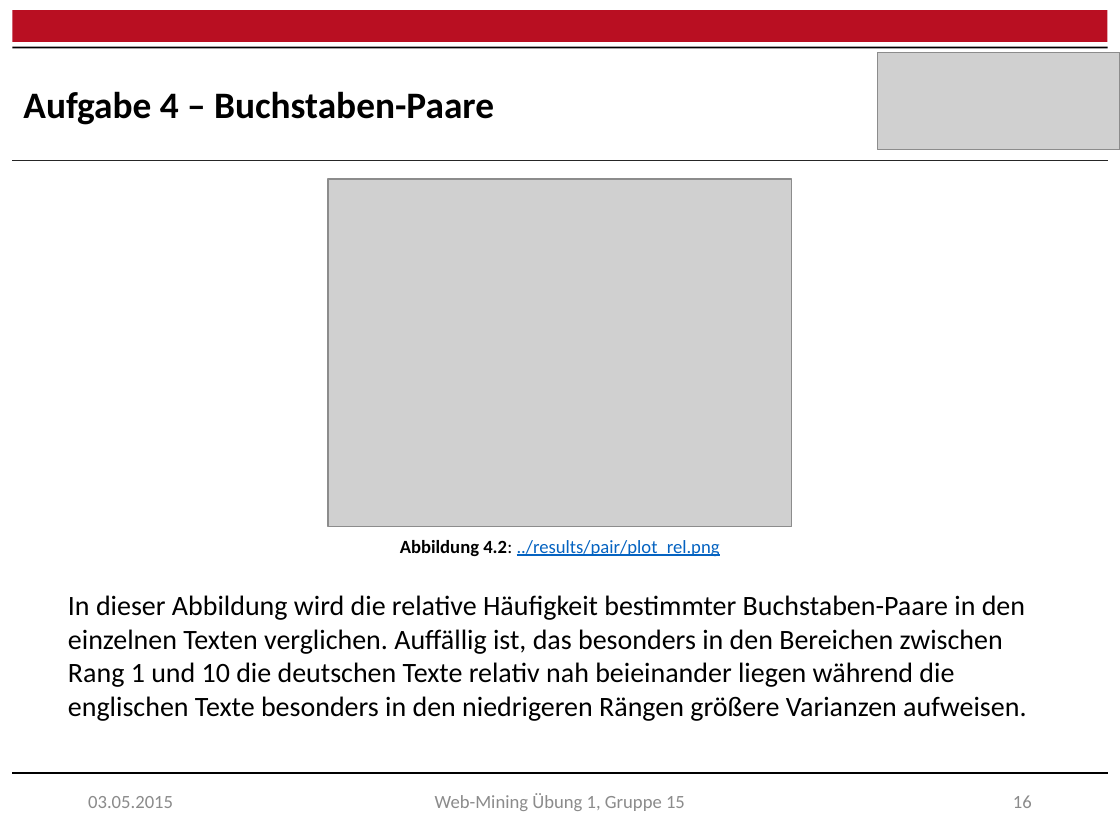
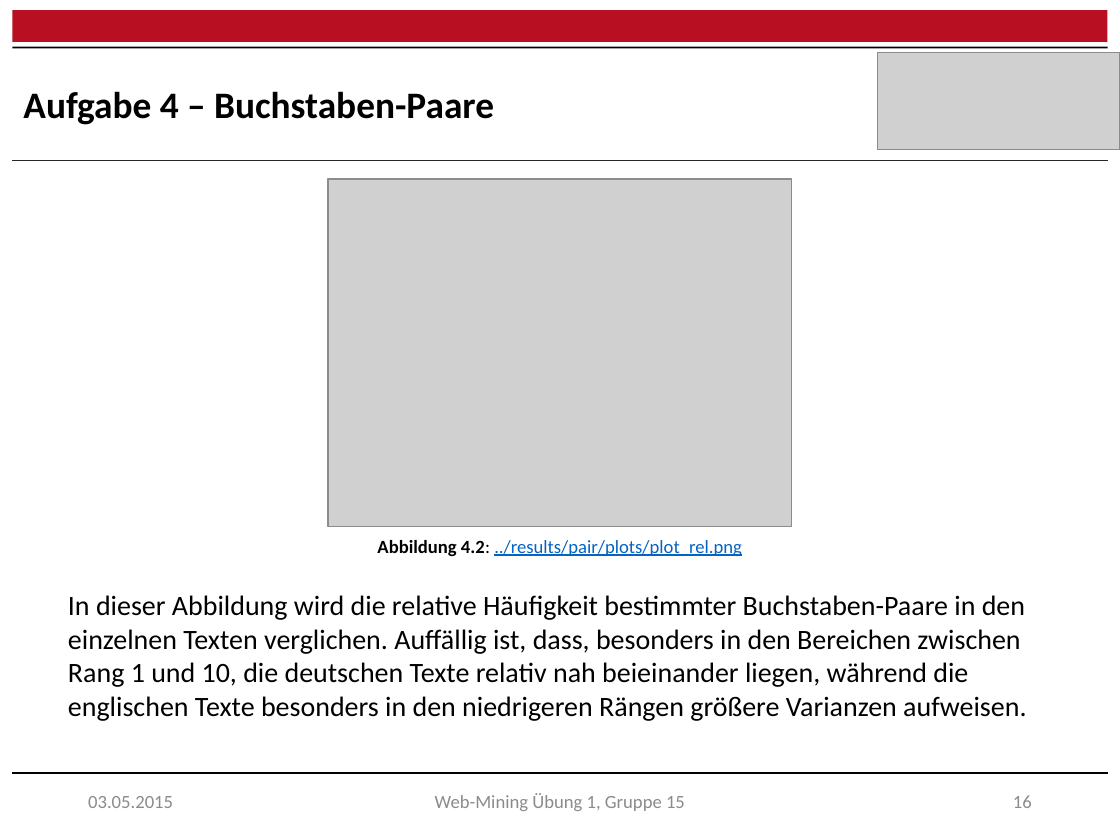
Before and after one commit to raQai/web-mining, a slide deck: slide 17 of ex1/ex1_results.pptx. Drawn at 1120x840 pixels with LibreOffice and Linux fonts; fonts in the diff are those of the drawing; grey boxes stand for pictures. Boxes give left, top, right and bottom in pixels: in the first picture for what was removed or moved away, otherwise in the second. Text is boxed around its words. In the diff, an @@ line names an element or a change of style, - is before the commit and + after.

```diff
--- a/ex1/ex1_results.pptx
+++ b/ex1/ex1_results.pptx
@@ text at box(377, 540, 742, 557): text changed @@
-Abbildung 4.2: ../results/pair/plot_rel.png
+Abbildung 4.2: ../results/pair/plots/plot_rel.png
@@ text at box(68, 595, 1026, 721): text changed @@
-In dieser Abbildung wird die relative Häufigkeit bestimmter Buchstaben-Paare in den einzelnen Texten verglichen. Auffällig ist, das besonders in den Bereichen zwischen Rang 1 und 10 die deutschen Texte relativ nah beieinander liegen während die englischen Texte besonders in den niedrigeren Rängen größere Varianzen aufweisen.
+In dieser Abbildung wird die relative Häufigkeit bestimmter Buchstaben-Paare in den einzelnen Texten verglichen. Auffällig ist, dass, besonders in den Bereichen zwischen Rang 1 und 10, die deutschen Texte relativ nah beieinander liegen, während die englischen Texte besonders in den niedrigeren Rängen größere Varianzen aufweisen.
```
Also in this commit, not shown: 8 other slides changed, 45 other files.
